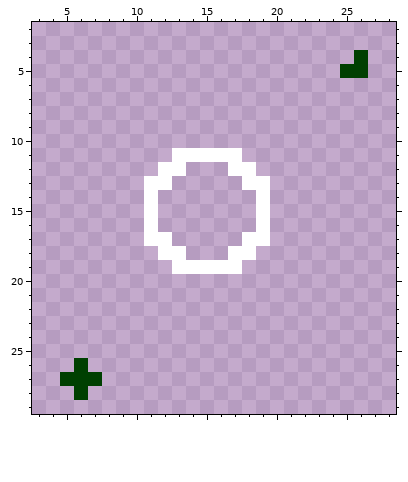
A pixel-art sprite gets an edit: moongate_clearing_l2.png. The picture above was drawn from the file before the commit.
The file is 32x32 pixels. Shown: x 3..28, y 2..29.
After:
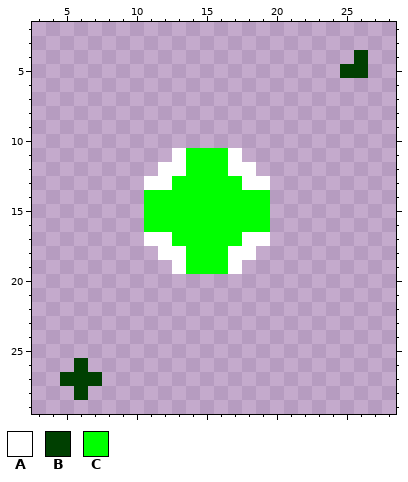
Palette (. is transparent): A #ffffff  B #004001  C #00ff00
The exact change:
@@ x 9..21 @@
 10 .............
-11 ....AAAAA....
-12 ...AA...AA...
-13 ..AA.....AA..
-14 ..A.......A..
-15 ..A.......A..
-16 ..A.......A..
-17 ..AA.....AA..
-18 ...AA...AA...
-19 ....AAAAA....
+11 ....ACCCA....
+12 ...AACCCAA...
+13 ..AACCCCCAA..
+14 ..CCCCCCCCC..
+15 ..CCCCCCCCC..
+16 ..CCCCCCCCC..
+17 ..AACCCCCAA..
+18 ...AACCCAA...
+19 ....ACCCA....
 20 .............
Pixel boxes of the changes (left, top, right, bottom) in both pictures:
changed: (144, 148, 270, 274)
